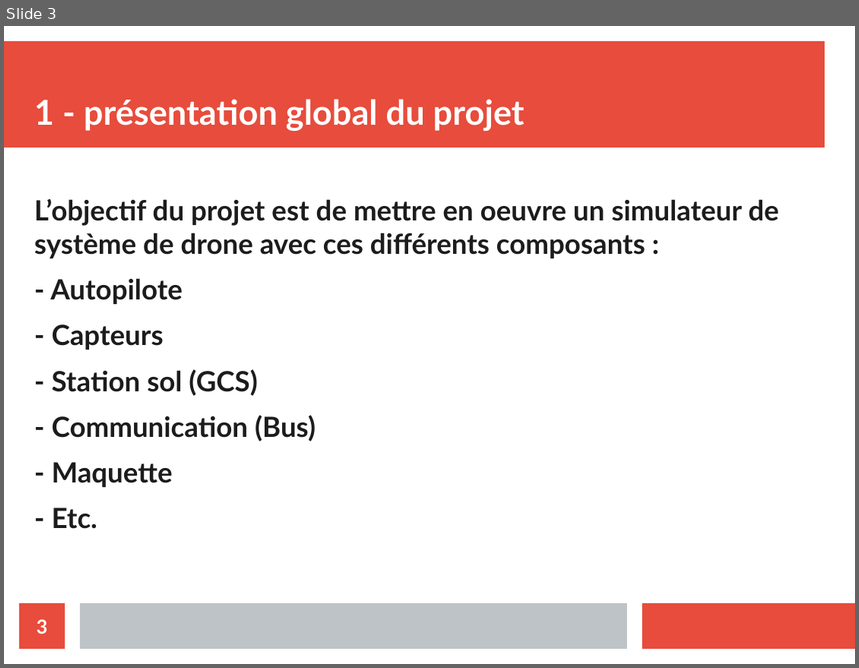
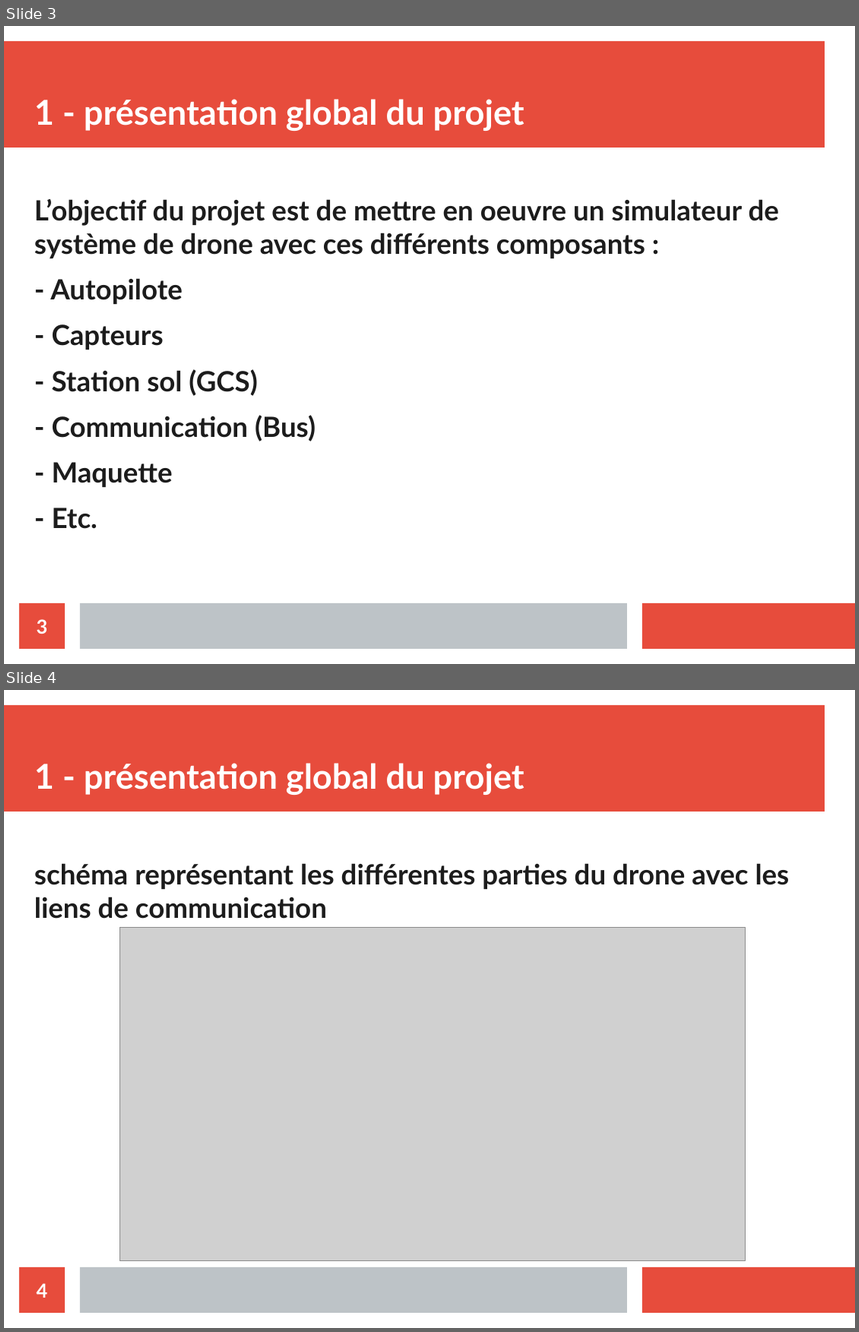
Before and after one commit to athmanmekh/AuttoPIlote-X-OPEN-PILOT, a slide deck: presentation/diapoPresentation.odp. Shown one above the other, each under a label of ours: slide 3 before the commit, slides 3 and 4 after it. The pictures are 859x668 and 859x1332 pixels, drawn with LibreOffice and Linux fonts; fonts in the diff are those of the drawing; grey boxes stand for pictures. Boxes give left, top, right and bottom in pixels: in the first picture for what was removed or moved away, otherwise in the second. Text is boxed around its words. In the diff, an @@ line names an element or a change of style, - is before the commit and + after.

```diff
--- a/presentation/diapoPresentation.odp
+++ b/presentation/diapoPresentation.odp
@@ slide 4 added at [4, 690, 855, 1328], background #FFFFFF; not listed: 3 template elements that a slide beside it also shows @@
@@ title added at [34, 763, 525, 795], 32 pt, text #FFFFFF, bold @@
+1 - présentation global du projet
@@ text added at [34, 863, 790, 919], 26 pt, text #1C1C1C, bold @@
+schéma représentant les différentes parties du drone avec les liens de communication
@@ picture added at [120, 928, 746, 1262] @@
@@ page number added at [19, 1268, 65, 1313], fill #E74C3C, 18 pt, text #FFFFFF, bold @@
+4
```
Also in this commit, not shown: 1 slide changed, 5 other slides added, 1 slide removed, 4 other files.
